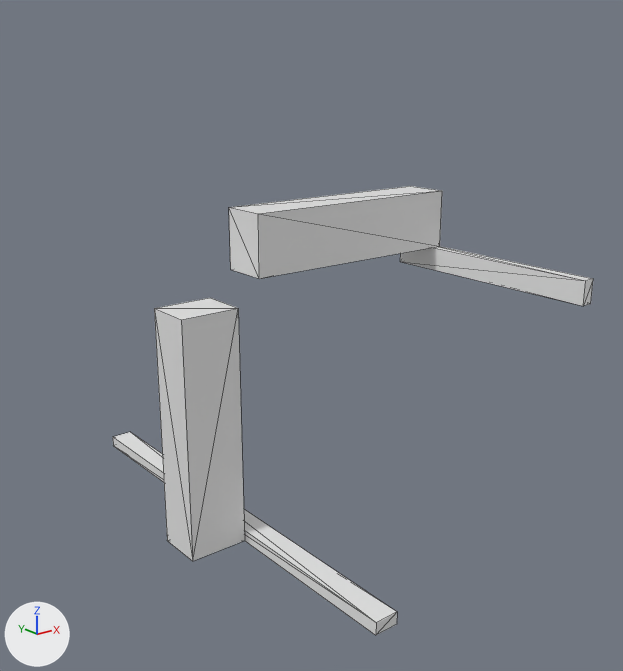
Two versions of the OBJ model Data/bmc/tiles_structure/t_213.obj, one commit apart.
One viewpoint serves both versions: a camera (50 mm lens) standing at (-0.932, -1.425, 0.441) and looking at (0.169, -0.049, -0.11). The axes (+X, +Y, +Z) are drawn at lower left. The lights are the same throughout. Mesh edges are drawn as thin lines. Where no turn or scale is listed for an object, it has been applied to the vertices.

Objects in the first picture: 't_213'.
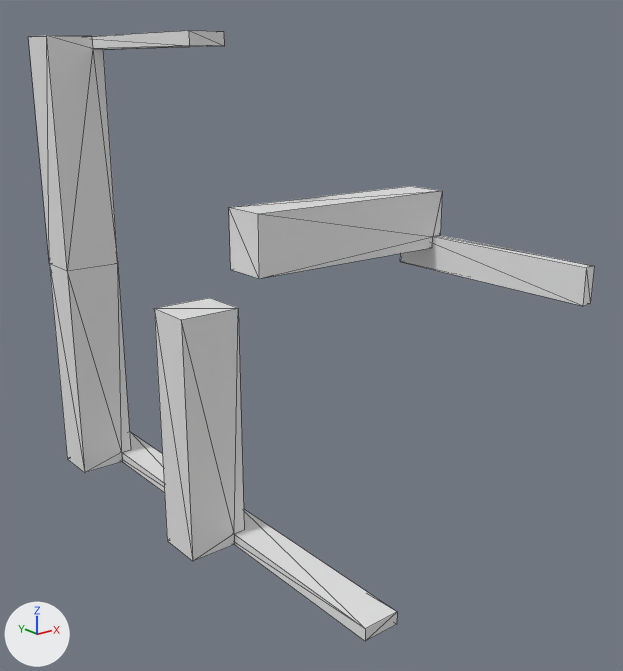
What the commit changed:
me_t_213 is used by ob_t_213; location (0.0, 0.0, 0.0).
me_t_213 had 31 vertices, 48 faces and spanned x -0.175..0.5, y -0.5..0.5, z -0.5..0.175.
me_t_213 now has 64 vertices, 126 faces and spans x -0.175..0.5, y -0.5..0.5, z -0.5..0.5.
Part 1, on me_t_213:
7 vertices are removed from x -0.05..0.5, y -0.5..0.5, z -0.5..0.05.
38 faces are deleted.
2 vertices move from x -0.05..0.5, y -0.5, z -0.5..0.05 to x -0.075..0.475, y -0.5, z -0.5..0.075.
21 vertices are added at x -0.175..0.475, y -0.5..0.5, z -0.5..0.5.
7 new vertices lie (0.0, -0.1, 0.0) away from vertices in x -0.075..0.475, y 0.0..0.5, z -0.5..0.075.
5 new vertices lie (0.025, 0.0, 0.0) away from vertices in x -0.075..0.5, y -0.5..0.0, z -0.475..0.075.
7 new vertices lie (0.0, 0.1, 0.0) away from vertices in x -0.175..-0.05, y 0.4, z -0.5..0.5.
116 new faces join them.

Pixel boxes [x1, y1, x2, y2] of what changed, in the pictures (623 x 671 px):
't_213', reshaped (18% wider, 36% taller)
    before: [113, 186, 593, 635]
    after: [28, 31, 595, 641]
part 1 of me_t_213, built on
    before: [113, 191, 593, 635]
    after: [28, 31, 595, 641]
